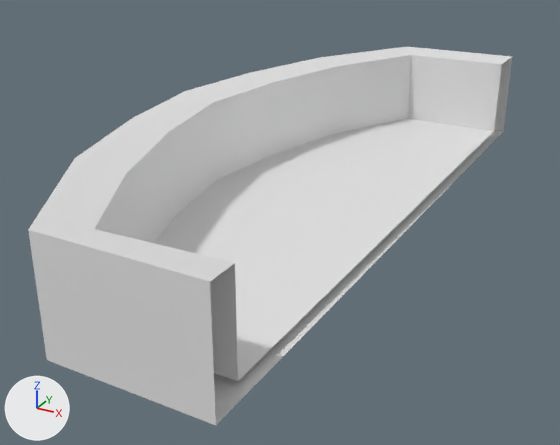
What one commit did to the FBX model Enter The Isaac/Assets/Models/Environment/Theater/Balcony_low.fbx.
Camera for both pictures: a 50 mm camera at (1.27, 3.58, 30.92) aimed at (-2.91, 11.18, 27.12). The axes (+X, +Y, +Z) are drawn at lower left. The lights are the same throughout. Where no turn or scale is listed for an object, it has been applied to the vertices.

Objects in the first picture: 'Balcony_low'.
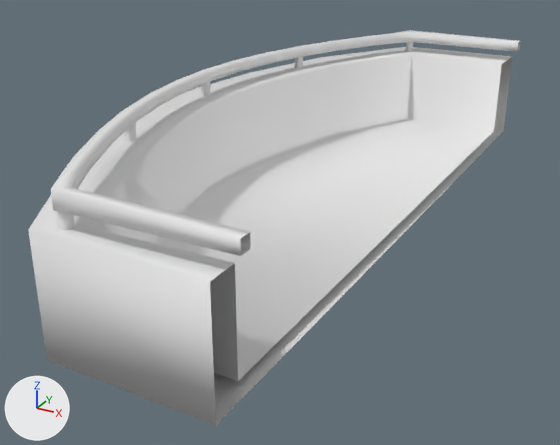
Boxes (x1, y1, x2, y2) around the edits, measured in the pictures (560 x 445 px):
'Railing_low', added: after (51, 30, 521, 256)
part 1 of me_plane_005, built on: before (133, 73, 446, 266); after (140, 73, 446, 266)

The change in detail:
me_plane_005 is used by ob_balcony_low; location (-1.41, 11.61, 27.31).
me_plane_005 had 43 vertices, 35 faces and spanned x -3.14..0.03, y -4.19..4.22, z -0.05..1.14.
me_plane_005 now has 47 vertices, 41 faces and spans x -3.1..0.03, y -4.19..4.22, z -0.05..1.14.
Part 1, on me_plane_005:
5 vertices are removed from x -3.14..0.03, y -0.11..0.01, z -0.05..1.14.
9 faces are deleted.
9 vertices are added at x -3.1..0.03, y -0.29..0.22, z -0.05..1.14.
15 new faces join them.
me_plane_005 part 2: the surface is now shaded smooth.
Mesh me_cubeziercurve_001 is new.
It has 148 vertices, 124 faces and spans x -2.92..0.17, y -4.01..4.04, z 1.04..1.44.
Object 'Railing_low' (ob_railing_low) is new; it shows me_cubeziercurve_001.
Its location is (-1.41, 11.61, 27.31).
